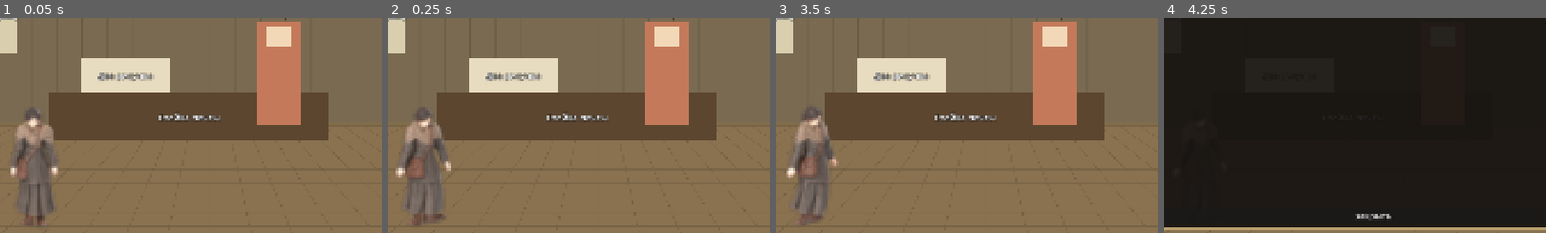
Above: before the commit, frames 1-4 (left to right).
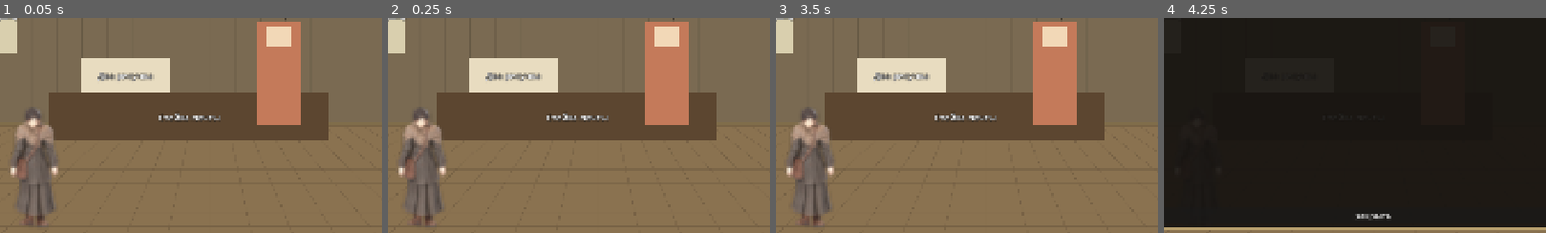
Above: after the commit, the same moments.

Repository: Russiansky777/dom-propavshih-dorog
Game: Godot game, scene res://scenes/Main.tscn
The game is run twice, just before and just after one commit, with the same random seed, the same clock (stepped at 60 frames per second) and the same inputs.
Inputs:
- Up to frame 1 (0.05 s): no input
- Up to frame 2 (0.25 s): no input
- Up to frame 3 (3.5 s): click "Журнал" at 0.5 s; click "Подсказка" at 1.25 s; click "Меню" at 2 s; click "Закрыть" at 2.75 s
- Up to frame 4 (4.25 s): click "Журнал" at 3.5 s
The pictures show only the part of the screen within x 23-73%, y 34-84%; the shares and areas given below are measured in that part.

Frame 1 is identical in both runs. In frame 2, 1.5% of the frame differs, in the area x 2-17%, y 43-97%; in frame 3, 1.6%, in the area x 2-16%, y 42-97%; in frame 4, less than 0.1%.

Commit message:
WIP (агент): интеграция настоящей Агаты и H1, промежуточное [skip ci]
Co-Authored-By: Claude Fable 5.1 <noreply@anthropic.com>
Claude-Session: https://claude.ai/code/session_01Qvdjz1zmfr41cRSvLxvjeK

Diff:
--- a/game/data/actors/agata.json
+++ b/game/data/actors/agata.json
@@ -1,11 +1,17 @@
 {
-  "_comment": "Актёр Агата: листы из assets/characters/agata …(218 unchanged characters)…  dx), y вниз, градусы) → индекс строки. zero_screen_angle_deg=90 — строка 0 смотрит на зрителя (вниз по экрану); шаг 45° по часовой на экране: 0=S(анфас) 1=SW 2=W 3=NW 4=N(спина) 5=NE 6=E 7=SE.",
+  "_comment": "Актёр Агата: листы из assets/characters/agata …(218 unchanged characters)…  dx), y вниз, градусы) → индекс строки. Проверено глазами по кадрам листа и скриншотам в игре: строки идут ПРОТИВ часовой на экране: 0=S(анфас) 1=SE 2=E(профиль вправо) 3=NE 4=N(спина) 5=NW 6=W(профиль влево) 7=SW. Поэтому clockwise_on_screen=false: индекс = round((90° − угол)/45°) mod 8.",
   "id": "agata",
   "sheet_dir": "res://assets/characters/agata",
   "sprites": "sprites.json",
-  "direction_map": {"zero_screen_angle_deg": 90, "step_deg": 45, "clockwise_on_screen": true},
+  "direction_map": {
+    "zero_screen_angle_deg": 90,
+    "step_deg": 45,
+    "clockwise_on_screen": false
+  },
   "figure_height_px": 337,
   "walk_px_per_frame": 12,
   "idle_action": "idle",
-  "walk_action": "walk"
+  "walk_action": "walk",
+  "idle_static_frame": 0,
+  "_idle_note": "Текущий лист idle.png — клип Idle_Turn_Left (поворот, не стойка): кадр 0 смотрит по направлению строки, кадр 7 уже повёрнут на ~90°. Пока idle не переделан (rev 4), используется один статичный кадр idle_static_frame; когда придёт настоящий idle — убрать поле."
 }
--- a/game/scripts/actors/actor_sheet.gd
+++ b/game/scripts/actors/actor_sheet.gd
@@ -14,6 +14,7 @@
 var walk_px_per_frame: float = 12.0
 var idle_action: String = "idle"
 var walk_action: String = "walk"
+var idle_static_frame: int = -1   # >= 0: the idle animation uses only this frame (turn clips, placeholders)
 var sheet_dir: String = ""
 var frames: SpriteFrames = null
 var load_error: String = ""
@@ -43,6 +44,7 @@
 	a.walk_px_per_frame = float(spec.get("walk_px_per_frame", a.walk_px_per_frame))
 	a.idle_action = String(spec.get("idle_action", "idle"))
 	a.walk_action = String(spec.get("walk_action", "walk"))
+	a.idle_static_frame = int(spec.get("idle_static_frame", -1))
 	var sprites = _read_json(a.sheet_dir + "/" + String(spec.get("sprites", "sprites.json")))
 	if typeof(sprites) != TYPE_DICTIONARY:
 		a.load_error = "missing sprites.json in " + a.sheet_dir
@@ -69,12 +71,15 @@
 		var tex: Texture2D = load(path)
 		var n := int(act.get("frames", 1))
 		var fps := float(act.get("fps", 8))
+		var frame_ids := range(n)
+		if String(action) == idle_action and idle_static_frame >= 0 and idle_static_frame < n:
+			frame_ids = [idle_static_frame]
 		for d in directions:
 			var anim := "%s_%d" % [action, d]
 			frames.add_animation(anim)
 			frames.set_animation_speed(anim, fps)
 			frames.set_animation_loop(anim, true)
-			for i in n:
+			for i in frame_ids:
 				var at := AtlasTexture.new()
 				at.atlas = tex
 				at.region = Rect2(i * frame_w, d * frame_h, frame_w, frame_h)
--- a/game/tests/run_tests.gd
+++ b/game/tests/run_tests.gd
@@ -786,15 +786,18 @@
 	_check(walk_n == 8 and idle_n == 8, "expected 8 walk + 8 idle animations, got %d/%d (%s)" % [walk_n, idle_n, str(names)])
 	var tex := spr.sprite_frames.get_frame_texture("walk_0", 0)
 	_check(tex != null and tex.get_size() == Vector2(288, 384), "frame size should be 288x384, got %s" % str(tex.get_size() if tex else null))
-	_check(spr.sprite_frames.get_frame_count("walk_0") == 12 and spr.sprite_frames.get_frame_count("idle_0") == 8, "walk 12 / idle 8 frames")
+	_check(spr.sprite_frames.get_frame_count("walk_0") == 12, "walk animations should have 12 frames")
+	_check(spr.sprite_frames.get_frame_count("idle_0") == 1, "idle is a static frame until the turn clip is replaced (idle_static_frame)")
 	_check(spr.offset.is_equal_approx(Vector2(-144.0, -0.9464285714285714 * 384.0)), "sprite offset should put the pivot (feet) at the origin, got %s" % str(spr.offset))
 	_check(not player.get_node("Body").visible, "placeholder body hidden when the sheet is used")
-	# Direction mapping (data/actors/agata.json): screen left → row 2, up → 4, right → 6, down → 0.
-	_check(player.call("direction_index", Vector2(-1, 0)) == 2, "left should map to row 2")
+	# Direction mapping (data/actors/agata.json; verified against the sheet by eye):
+	# rows run counter-clockwise on screen: 0=S 1=SE 2=E 3=NE 4=N 5=NW 6=W 7=SW.
+	_check(player.call("direction_index", Vector2(-1, 0)) == 6, "left should map to row 6 (profile facing left)")
 	_check(player.call("direction_index", Vector2(0, -1)) == 4, "up (back) should map to row 4")
-	_check(player.call("direction_index", Vector2(1, 0)) == 6, "right should map to row 6")
+	_check(player.call("direction_index", Vector2(1, 0)) == 2, "right should map to row 2 (profile facing right)")
 	_check(player.call("direction_index", Vector2(0, 1)) == 0, "down (front) should map to row 0")
-	_check(player.call("direction_index", Vector2(-1, -1)) == 3, "up-left should map to row 3")
+	_check(player.call("direction_index", Vector2(-1, -1)) == 5, "up-left should map to row 5")
+	_check(player.call("direction_index", Vector2(1, 1)) == 1, "down-right should map to row 1")
 	# Real H1: background image, occluder with explicit z, player scale from room depth.
 	rm.change_room("H1", "default")
 	await physics_frame
@@ -821,7 +824,7 @@
 		frames += 1
 		if frames > 5:
 			seen_frames[spr.frame] = true
-	_check(player.direction == 2 and spr.animation.begins_with("idle_2"), "after walking left: row 2 and idle_2, got dir %d anim %s" % [player.direction, spr.animation])
+	_check(player.direction == 6 and spr.animation.begins_with("idle_6"), "after walking left: row 6 and idle_6, got dir %d anim %s" % [player.direction, spr.animation])
 	_check(seen_frames.size() >= 6, "walk frames should advance with distance, saw %d distinct" % seen_frames.size())
 	gs.reset()
 	_cleanup_m1()
